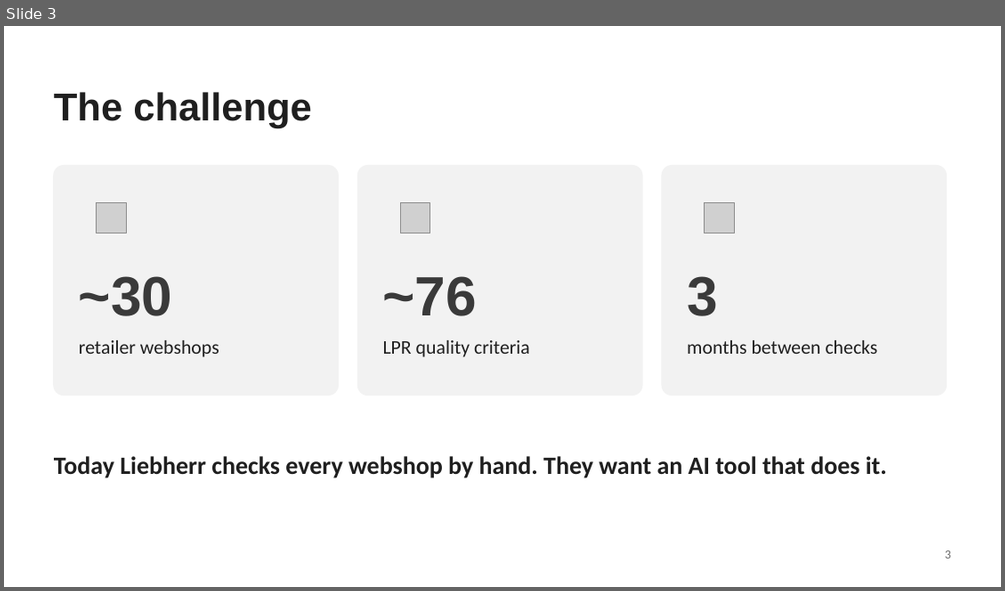
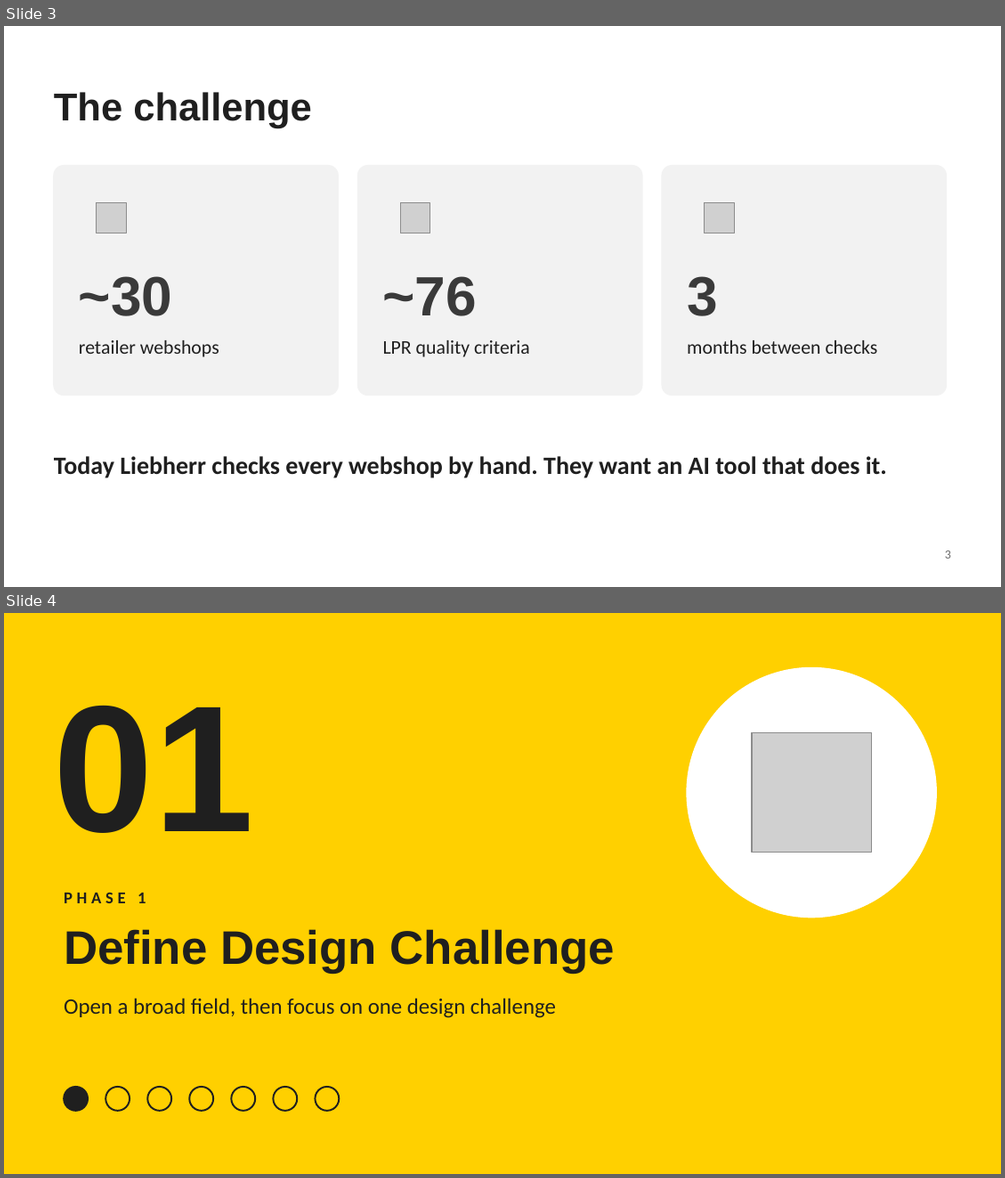
Before and after one commit to niv1999/liebherr-hackathon-2026, a slide deck: Liebherr5_DesignThinking_Journey.pptx. Shown one above the other, each under a label of ours: slide 3 before the commit, slides 3 and 4 after it. The pictures are 1005x591 and 1005x1178 pixels, drawn with LibreOffice and Linux fonts; fonts in the diff are those of the drawing; grey boxes stand for pictures. Boxes give left, top, right and bottom in pixels: in the first picture for what was removed or moved away, otherwise in the second. Text is boxed around its words. In the diff, an @@ line names an element or a change of style, - is before the commit and + after.

```diff
--- a/Liebherr5_DesignThinking_Journey.pptx
+++ b/Liebherr5_DesignThinking_Journey.pptx
@@ slide 4 added at (4, 613, 1001, 1174), background #FFD000 @@
@@ ellipse added at (687, 668, 936, 917), fill #FFFFFF, outline #FFFFFF 1 pt @@
@@ text added at (54, 706, 254, 833), 130 pt, text #1F1F1F, bold @@
+01
@@ picture added at (752, 732, 871, 852) @@
@@ text added at (64, 892, 146, 903), 12 pt, text #1F1F1F, bold @@
+PHASE 1
@@ text added at (64, 929, 615, 973), 34 pt, text #1F1F1F, bold @@
+Define Design Challenge
@@ text added at (64, 997, 556, 1018), 16 pt, text #1F1F1F @@
+Open a broad field, then focus on one design challenge
@@ ellipse added at (64, 1086, 88, 1111), fill #1F1F1F, outline #1F1F1F 1.25 pt @@
@@ ellipse added at (105, 1086, 129, 1111), fill #FFD000, outline #1F1F1F 1.25 pt @@
@@ ellipse added at (147, 1086, 171, 1111), fill #FFD000, outline #1F1F1F 1.25 pt @@
@@ ellipse added at (189, 1086, 213, 1111), fill #FFD000, outline #1F1F1F 1.25 pt @@
@@ ellipse added at (231, 1086, 255, 1111), fill #FFD000, outline #1F1F1F 1.25 pt @@
@@ ellipse added at (273, 1086, 297, 1111), fill #FFD000, outline #1F1F1F 1.25 pt @@
@@ ellipse added at (315, 1086, 339, 1111), fill #FFD000, outline #1F1F1F 1.25 pt @@
```
Also in this commit, not shown: 16 slides changed, 4 other slides added, 1 other file.
